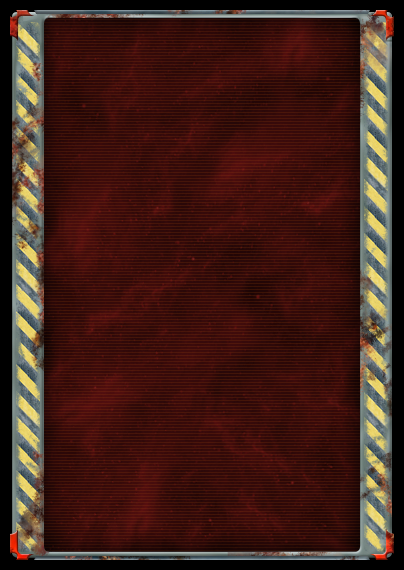
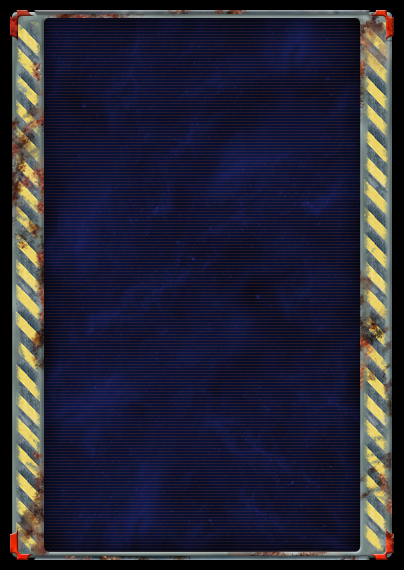
Layer changes from the first 404×570 image to the second:
added group "Set 5 copy" with 19 layers above "Background" over [34, 10, 370, 558]
added group "Set 6" with 3 layers in group "Set 5 copy" over [34, 10, 370, 558]
added layer "Layer 27 copy 5" in group "Set 6" over [34, 10, 370, 558]
added layer "Layer 23 copy 8" (multiply) in group "Set 6" over [34, 10, 370, 558]
added layer "Layer 11" in group "Set 6" over [34, 10, 370, 558]
added layer "Hue/Saturation 1 copy 4" in group "Set 5 copy" over [34, 10, 370, 558]
added layer "Hue/Saturation 1 copy's Inner Bevel Shadows copy 5" in group "Set 5 copy" over [34, 556, 370, 558]
added layer "Hue/Saturation 1 copy's Inner Bevel Shadows copy 4" in group "Set 5 copy" over [34, 10, 370, 14]
added layer "Layer 14" in group "Set 5 copy" over [34, 12, 370, 558]
added group "Set 7" with 6 layers in group "Set 5 copy" over [43, 18, 361, 552]
added layer "Layer 10" in group "Set 7" over [43, 18, 361, 552]
added layer "Layer 9" (lighten, 21%) in group "Set 7" over [43, 19, 361, 551]
added layer "Layer 8" (22%) in group "Set 7" over [43, 18, 361, 552]
added layer "Layer 12 copy 4" (41%) in group "Set 7" over [43, 18, 361, 552]
added layer "Background" over [34, 10, 370, 558]
